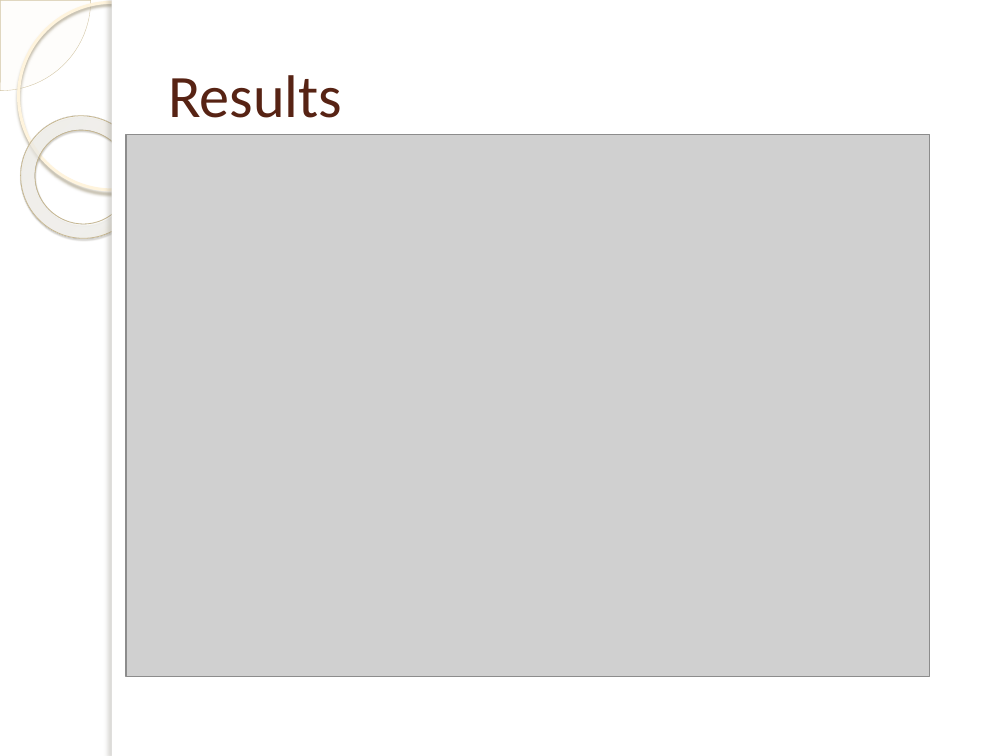
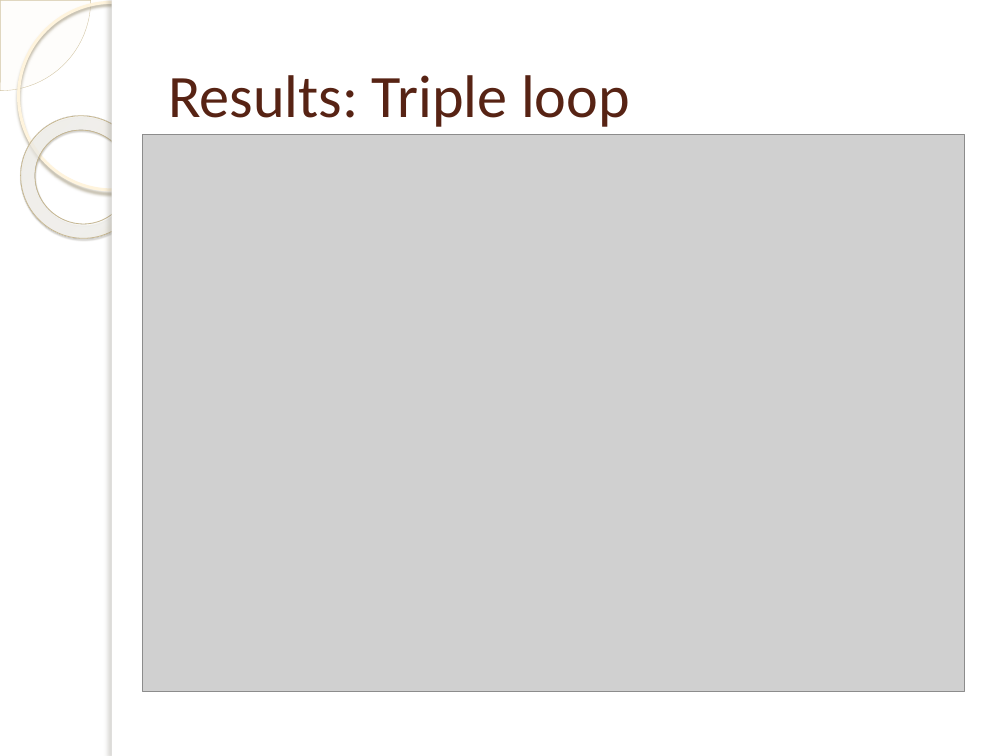
Before and after one commit to pruthvishetty/strassen, a slide deck: slide 9 of Strassen Multiplication Algorithm.pptx (slide 8 before the commit). Drawn at 1008x756 pixels with LibreOffice and Linux fonts; fonts in the diff are those of the drawing; grey boxes stand for pictures; background and template pictures are left out. Boxes give left, top, right and bottom in pixels: in the first picture for what was removed or moved away, otherwise in the second. Text is boxed around its words. In the diff, an @@ line names an element or a change of style, - is before the commit and + after.

```diff
--- a/Strassen Multiplication Algorithm.pptx
+++ b/Strassen Multiplication Algorithm.pptx
@@ title at box(168, 75, 630, 127): text changed @@
-Results
+Results: Triple loop
@@ picture: place and size @@
-picture at box(126, 134, 930, 676)
+picture at box(143, 134, 965, 691)
```
Also in this commit, not shown: 6 other slides changed, 4 slides added, 1 other file.
